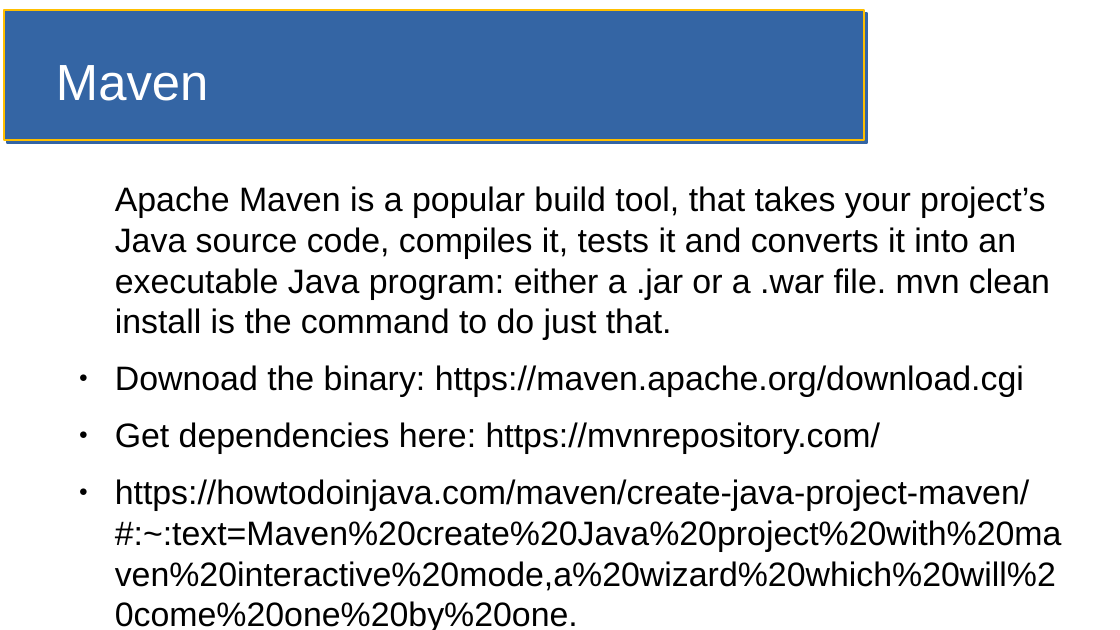
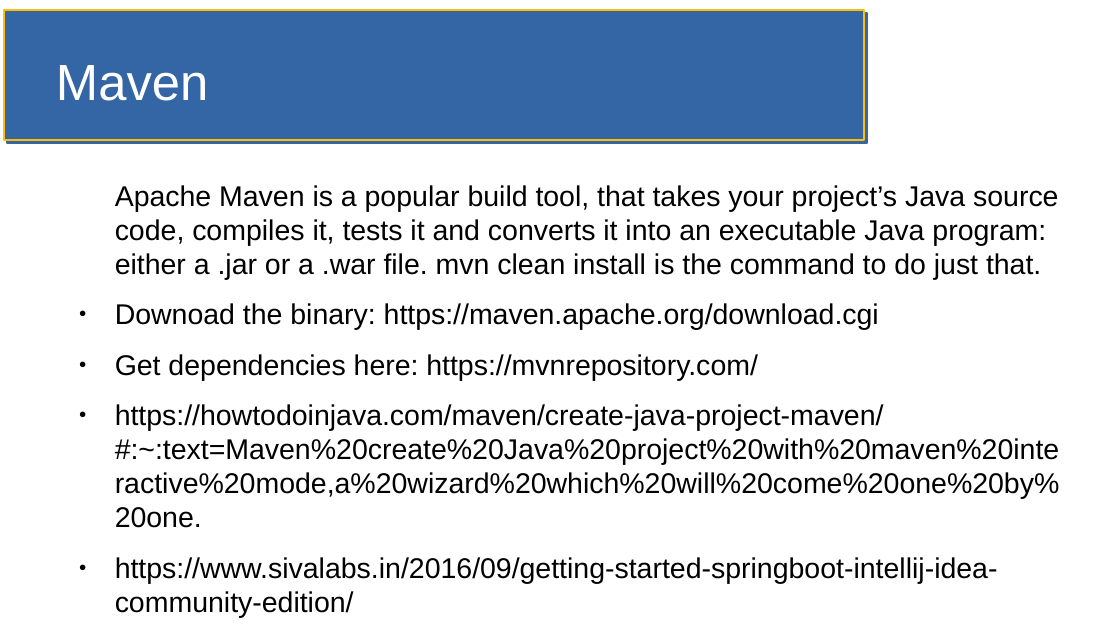
Before and after one commit to jfdoyle3/maven_class, a slide deck: slide 1 of slides/maven.odp. Drawn at 1120x630 pixels with LibreOffice and Linux fonts; fonts in the diff are those of the drawing. Boxes give left, top, right and bottom in pixels: in the first picture for what was removed or moved away, otherwise in the second. Text is boxed around its words. In the diff, an @@ line names an element or a change of style, - is before the commit and + after.

Commit message:
created a new project and updated slides

```diff
--- a/slides/maven.odp
+++ b/slides/maven.odp
@@ text at box(115, 185, 1060, 528): size 24.1 to 20.1 pt in "Apache Maven is a popular build tool, ...", "Downoad the binary: https://maven.apache.org/download.cgi", "Get dependencies here: https://mvnrepository.com/", "https://howtodoinjava.com/maven/create-java-project-maven/#: ..." @@
@@ text at box(115, 557, 998, 617): paragraph added @@
+● https://www.sivalabs.in/2016/09/getting-started-springboot-intellij-idea-community-edition/
```
Also in this commit, not shown: 14 other files.
